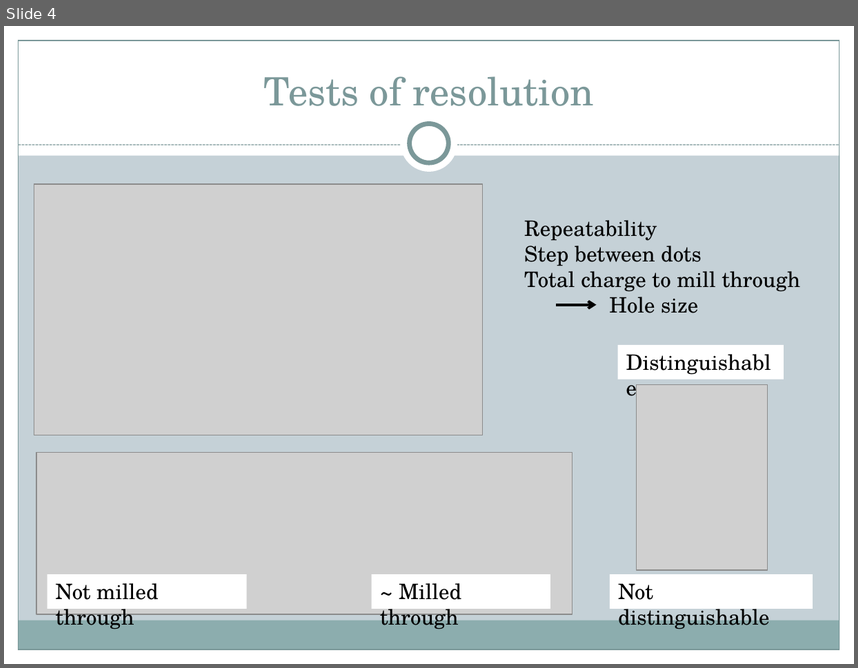
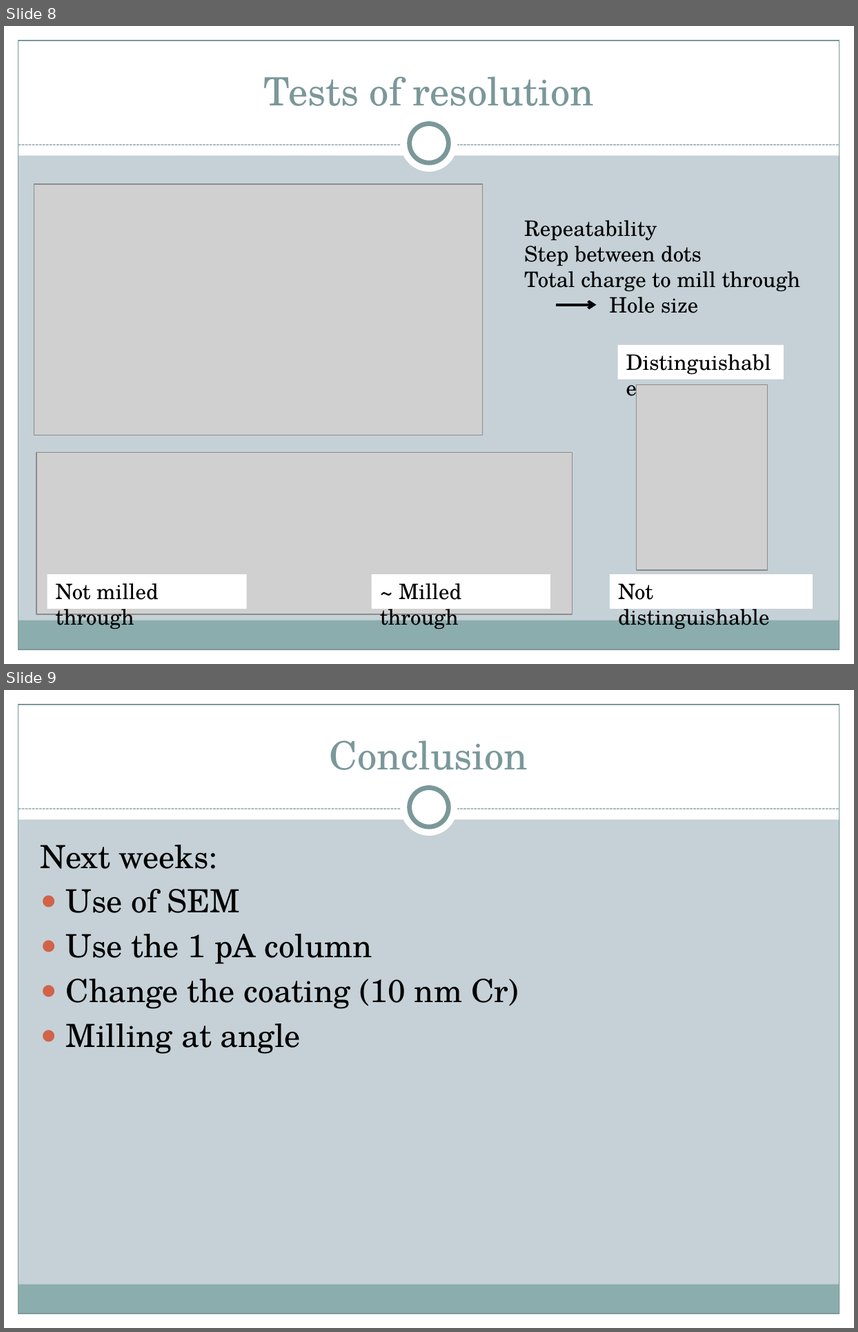
Before and after one commit to AdrienMau/Australie, a slide deck: Presentation/Presentation-StageSwinburne-5Juillet.pptx. Shown one above the other, each under a label of ours: slide 4 before the commit, slides 8 and 9 after it. The pictures are 858x668 and 858x1332 pixels, drawn with LibreOffice and Linux fonts; fonts in the diff are those of the drawing; grey boxes stand for pictures. Boxes give left, top, right and bottom in pixels: in the first picture for what was removed or moved away, otherwise in the second. Text is boxed around its words. In the diff, an @@ line names an element or a change of style, - is before the commit and + after.

```diff
--- a/Presentation/Presentation-StageSwinburne-5Juillet.pptx
+++ b/Presentation/Presentation-StageSwinburne-5Juillet.pptx
@@ slide 9 added at (4, 690, 854, 1328), background #C5D1D7; not listed: 9 template elements that a slide beside it also shows @@
@@ title added at (330, 740, 528, 770), 33 pt, text #7C999A @@
+Conclusion
@@ text added at (41, 845, 519, 1054), 27 pt, text #000000 @@
+Next weeks:
+● Use of SEM
+● Use the 1 pA column
+● Change the coating (10 nm Cr)
+● Milling at angle
@@ what was slide 4 is now slide 8 @@
```
Also in this commit, not shown: 1 slide changed.
